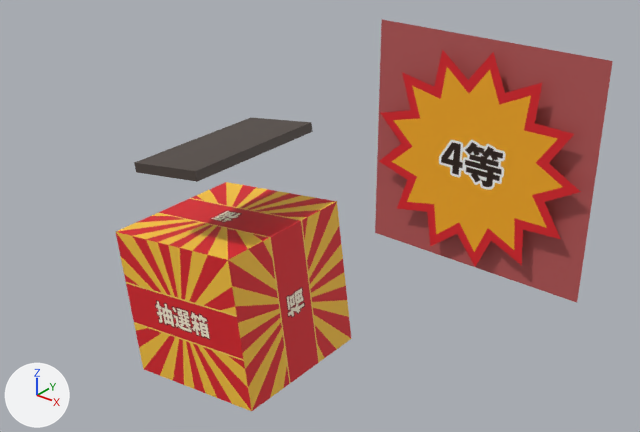
A saved change to the glTF model public/presets/box/box_4tou_3d.glb.
Before and after are seen from a 50 mm lens placed at (1.785, -1.801, 1.48), pointed at (0.471, -0.158, 0.462). Every picture has the same lights, and +X, +Y and +Z are marked at lower left. The picture after the commit comes second. Vertices at exactly the same position are counted once.

The first picture shows 'badge_4等', 'box_body', 'box_slot'.
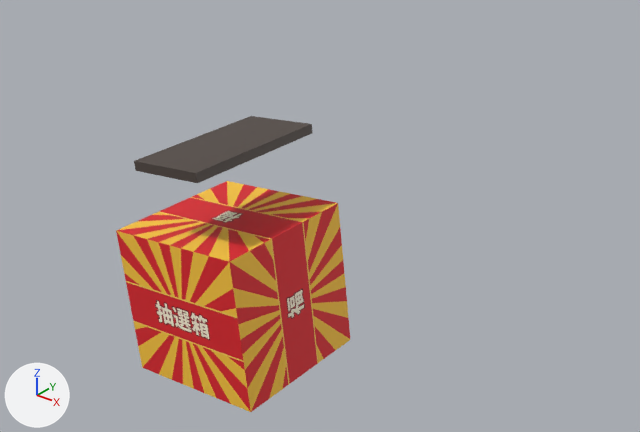
Where the newer file only moved an object's origin or applied its transform, the numbers keep the older frame.

Where the change shows, as pixel boxes [x1, y1, x2, y2] in the pictures (640 x 432 px):
'badge_4等', moved, rescaled (not visible afterwards)
    before: [375, 20, 613, 302]
'box_body', turned
    before: [116, 182, 351, 411]
    after: [116, 181, 350, 412]
'box_slot', turned
    before: [134, 117, 313, 182]
    after: [134, 116, 313, 183]

The change in detail:
me_plane_003 is used by ob_badge_4等; location (0.85, -0.06, 0.68).
me_plane_003 had 8 vertices, 12 faces and spanned x -0.29..0.29, y 0.0..0.03, z -0.29..0.29.
me_plane_003 now has 8 vertices, 12 faces and spans x -0.85, y -0.72, z -0.56.
me_plane_003 part 1: the whole mesh is scaled about its middle by (0.00164, 0.00117, 0.00164), then moved by (-0.85, -0.735, -0.56).
Object 'box_body' (ob_box_body) turns from (0, -7.8, 0) to (0, -6.8, 0) degrees about x, y and z.
Object 'box_slot' (ob_box_slot) turns from (0, -9, 0) to (0, -6.8, 0) degrees about x, y and z.
